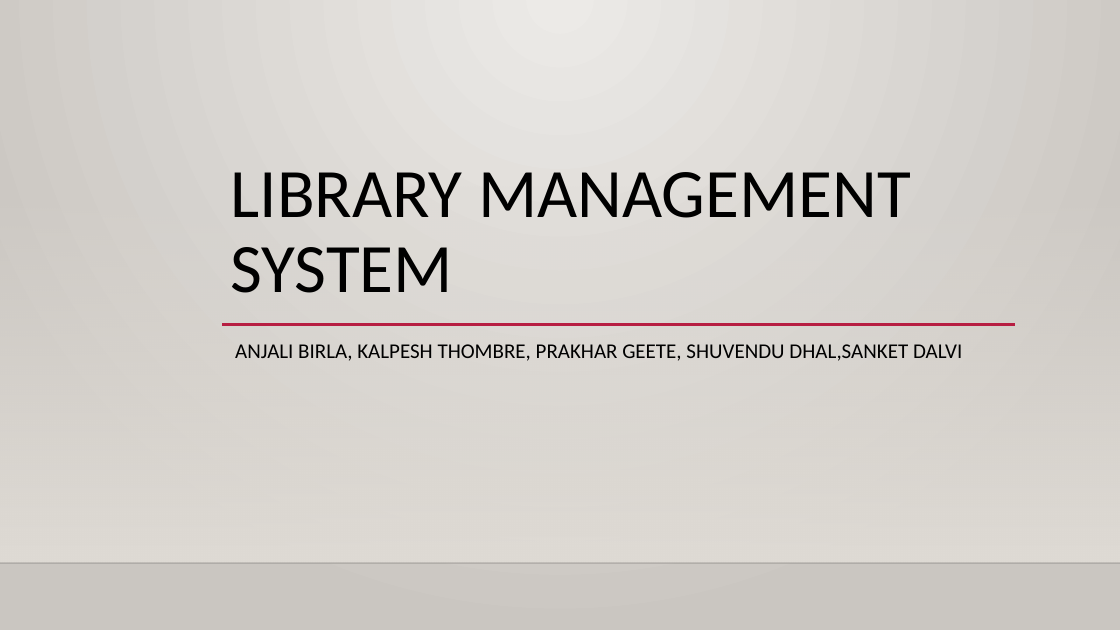
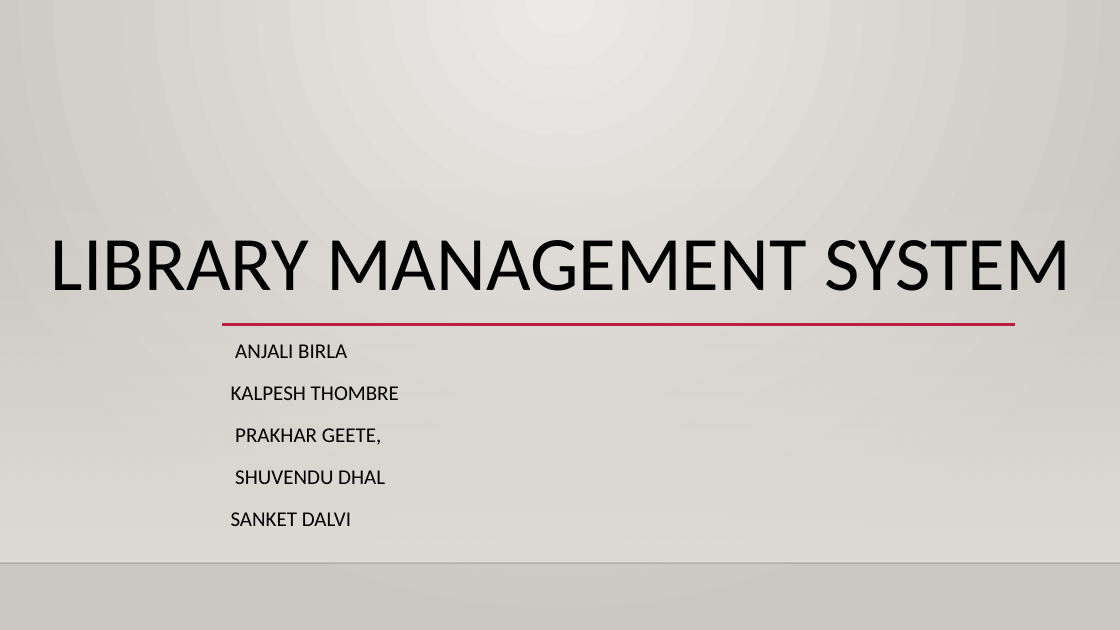
Before and after one commit to shuvenduofflinexoriant/Java_Case_study, a slide deck: slide 1 of PPT/Library management system.pptx. Drawn at 1120x630 pixels with LibreOffice and Linux fonts; fonts in the diff are those of the drawing; background and template pictures are left out. Boxes give left, top, right and bottom in pixels: in the first picture for what was removed or moved away, otherwise in the second. Text is boxed around its words. In the diff, an @@ line names an element or a change of style, - is before the commit and + after.

```diff
--- a/PPT/Library management system.pptx
+++ b/PPT/Library management system.pptx
@@ title "LIBRARY MANAGEMENT SYSTEM": place and size @@
-title "LIBRARY MANAGEMENT SYSTEM" at [231, 172, 911, 293]
+title "LIBRARY MANAGEMENT SYSTEM" at [51, 240, 1071, 291]
@@ title "LIBRARY MANAGEMENT SYSTEM" at [51, 240, 1071, 291]: size 59.4 to 66 pt @@
@@ subtitle at [231, 344, 399, 526]: text changed @@
-ANJALI BIRLA, KALPESH THOMBRE, PRAKHAR GEETE, SHUVENDU DHAL,SANKET DALVI
+ANJALI BIRLA
+KALPESH THOMBRE
+PRAKHAR GEETE,
+SHUVENDU DHAL
+SANKET DALVI
```
Also in this commit, not shown: 4 other slides changed, 1 slide added, 2 other files.
